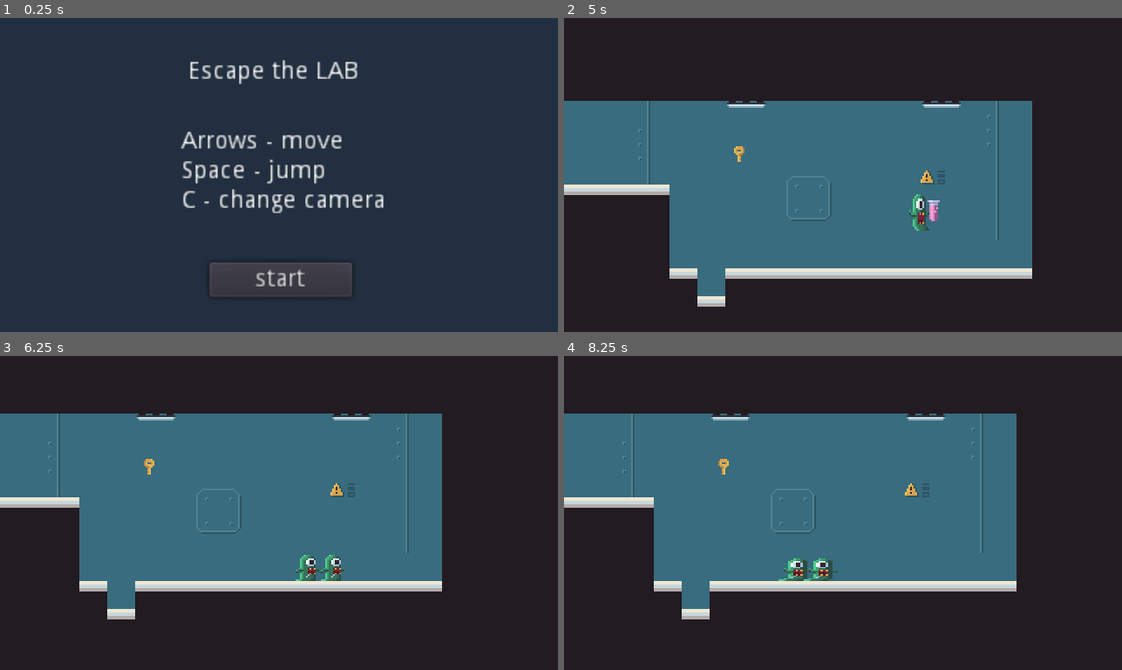
Above: before the commit, frames 1-4 (two rows, left to right).
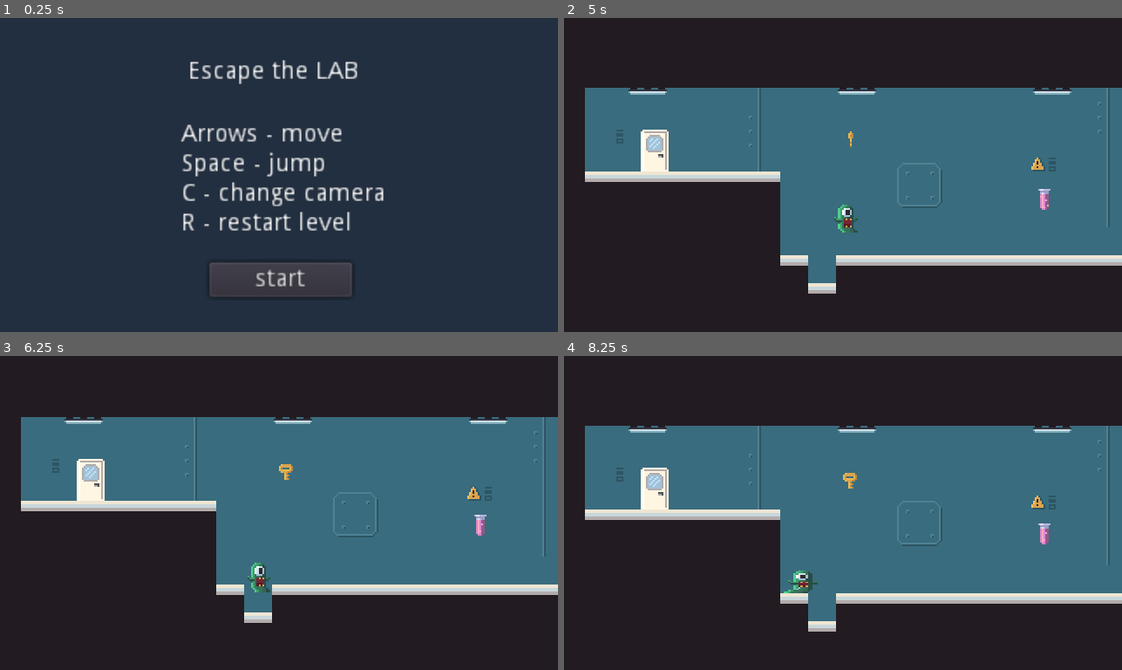
Above: after the commit, the same moments.

Repository: marcelomandaji/Escape-The-Lab
Game: Godot game, scene res://Menus/TitleScreen.tscn
Same seed, same stepped clock (60 frames per second), same inputs: the game is played once before the commit and once after it.
Inputs:
- Up to frame 1 (0.25 s): no input
- Up to frame 2 (5 s): click "start" at 0.5 s; hold Right (walk_right) 1.28-2.78 s; tap C (camera) every 0.75 s from 1.35 to 4.35 s; tap Space (jump) at 1.52, 2.27, 3.77, 4.52 s; hold Left (walk_left) 2.78-3.53 s; hold Right (walk_right) from 3.53 s (still down); tap R (restart, bound only after the commit) at 4.9 s
- Up to frame 3 (6.25 s): release Right (walk_right) at 5.03 s; hold Left (walk_left) 5.03-5.78 s; tap C (camera) at 5.1, 5.85 s; tap Space (jump) at 5.27 s; hold Right (walk_right) from 5.78 s (still down)
- Up to frame 4 (8.25 s): release Right (walk_right) at 6.53 s; hold Left (walk_left) 6.53-8.03 s; tap C (camera) at 6.6, 7.35, 8.1 s; tap Space (jump) at 6.77, 7.52 s; hold Right (walk_right) from 8.03 s (still down)

The runs differ from the first frame. In frame 1, 3.7% of the frame differs, in the area x 32-69%, y 33-68%; in frame 2, 27%; in frame 3, 26%; in frame 4, 28%, in the area x 0-100%, y 18-88%.

Commit message:
bug fixes

Diff:
--- a/Door/Door.gd
+++ b/Door/Door.gd
@@ -1,7 +1,7 @@
 extends AnimatedSprite
 
 var body_entered = null
-var max_levels = 3
+var max_levels = 4
 
 func _ready():
 	pass
--- a/Levels/Level_2.tscn
+++ b/Levels/Level_2.tscn
@@ -57,17 +57,18 @@
 tile_set = ExtResource( 6 )
 cell_size = Vector2( 16, 16 )
 format = 1
-tile_data = PoolIntArray( 262143, 1, 0, 196608, 1, 0, 196609 …(700 unchanged characters)… , 1, 0, 655364, 1, 0, 655365, 1, 0, 655366, 0, 0, 655377, 0, 0, 655378, 0, 0, 655379, 0, 0, 655380, 1, 0, 786431, 1, 0, 720903, 0, 0, 720904, 0, 0, 720905, …(1192 unchanged characters)…
+tile_data = PoolIntArray( 262143, 1, 0, 196608, 1, 0, 196609 …(700 unchanged characters)… , 1, 0, 655364, 1, 0, 655365, 1, 0, 655377, 0, 0, 655378, 0, 0, 655379, 0, 0, 655380, 1, 0, 786431, 1, 0, 720902, 0, 0, 720903, 0, 0, 720904, 0, 0, 720905, …(1192 unchanged characters)…
 
 [node name="Door" parent="." instance=ExtResource( 4 )]
 position = Vector2( 300, 144 )
 
 [node name="KeyItem" parent="." instance=ExtResource( 3 )]
 position = Vector2( 308, 308 )
-frame = 0
+frame = 1
 
 [node name="Player" parent="." instance=ExtResource( 1 )]
 position = Vector2( 148, 144 )
 
 [node name="CloneItem" parent="." instance=ExtResource( 2 )]
 position = Vector2( 248, 108 )
+frame = 2
--- a/Levels/Level_3.tscn
+++ b/Levels/Level_3.tscn
@@ -66,8 +66,12 @@
 [node name="Door" parent="." instance=ExtResource( 4 )]
 position = Vector2( 344, -80 )
 
+[node name="RedSwitch2" parent="." instance=ExtResource( 10 )]
+position = Vector2( 112, -72 )
+
 [node name="KeyItem" parent="." instance=ExtResource( 3 )]
-position = Vector2( 88, -56 )
+position = Vector2( 120, -80 )
+frame = 2
 
 [node name="OnOffDoor" parent="." instance=ExtResource( 9 )]
 position = Vector2( 128, 160 )
@@ -77,7 +81,13 @@
 
 [node name="CloneItem" parent="." instance=ExtResource( 2 )]
 position = Vector2( 128, 176 )
+frame = 0
 
 [node name="Player" parent="." instance=ExtResource( 1 )]
 position = Vector2( 104, 192 )
+
+[node name="OnOffDoor2" parent="." instance=ExtResource( 9 )]
+position = Vector2( 192, 16 )
+rotation = 1.5708
+[connection signal="RedSwitch" from="RedSwitch2" to="OnOffDoor2" method="_on_RedSwitch_RedSwitch"]
 [connection signal="RedSwitch" from="RedSwitch" to="OnOffDoor" method="_on_RedSwitch_RedSwitch"]
--- a/Levels/Level_4.tscn
+++ b/Levels/Level_4.tscn
@@ -11,7 +11,7 @@
 [ext_resource path="res://Itens/RedSwitch.tscn" type="PackedScene" id=9]
 [ext_resource path="res://Itens/OnOffDoor.tscn" type="PackedScene" id=10]
 
-[node name="Level_1" type="Node2D"]
+[node name="Level_4" type="Node2D"]
 script = ExtResource( 5 )
 
 [node name="bg_black" type="ColorRect" parent="."]
@@ -67,11 +67,11 @@
 
 [node name="KeyItem" parent="." instance=ExtResource( 3 )]
 position = Vector2( -32, 136 )
-frame = 1
+frame = 2
 
 [node name="CloneItem" parent="." instance=ExtResource( 2 )]
 position = Vector2( -32, 184 )
-frame = 3
+frame = 0
 
 [node name="OnOffDoor" parent="." instance=ExtResource( 10 )]
 position = Vector2( 88, 160 )
--- a/Menus/TitleScreen.tscn
+++ b/Menus/TitleScreen.tscn
@@ -37,12 +37,13 @@
 
 [node name="Label2" type="Label" parent="."]
 margin_left = 104.0
-margin_top = 64.0
+margin_top = 60.0
 margin_right = 221.0
-margin_bottom = 112.0
+margin_bottom = 125.0
 text = "Arrows - move
 Space - jump
-C - change camera"
+C - change camera
+R - restart level"
 __meta__ = {
 "_edit_use_anchors_": false
 }
--- a/Player/Player.gd
+++ b/Player/Player.gd
@@ -44,6 +44,10 @@
 		velocity.y += gravity * delta
 		motion_previous = velocity
 		velocity = move_and_slide(velocity, FLOOR)
+
+
+	if Input.is_action_just_pressed("restart"):
+		get_tree().change_scene("res://Levels/"+ get_tree().current_scene.name +".tscn")
 
 	if Input.is_action_just_pressed("jump"):
 		if is_on_floor():
--- a/project.godot
+++ b/project.godot
@@ -54,6 +54,11 @@
 , Object(InputEventJoypadButton,"resource_local_to_scene":false,"resource_name":"","device":0,"button_index":2,"pressure":0.0,"pressed":false,"script":null)
  ]
 }
+restart={
+"deadzone": 0.5,
+"events": [ Object(InputEventKey,"resource_local_to_scene":false,"resource_name":"","device":0,"alt":false,"shift":false,"control":false,"meta":false,"command":false,"pressed":false,"scancode":82,"unicode":0,"echo":false,"script":null)
+ ]
+}
 
 [rendering]
 
Not shown: 1 places in Levels/Level_4.tscn that only renumber resources
